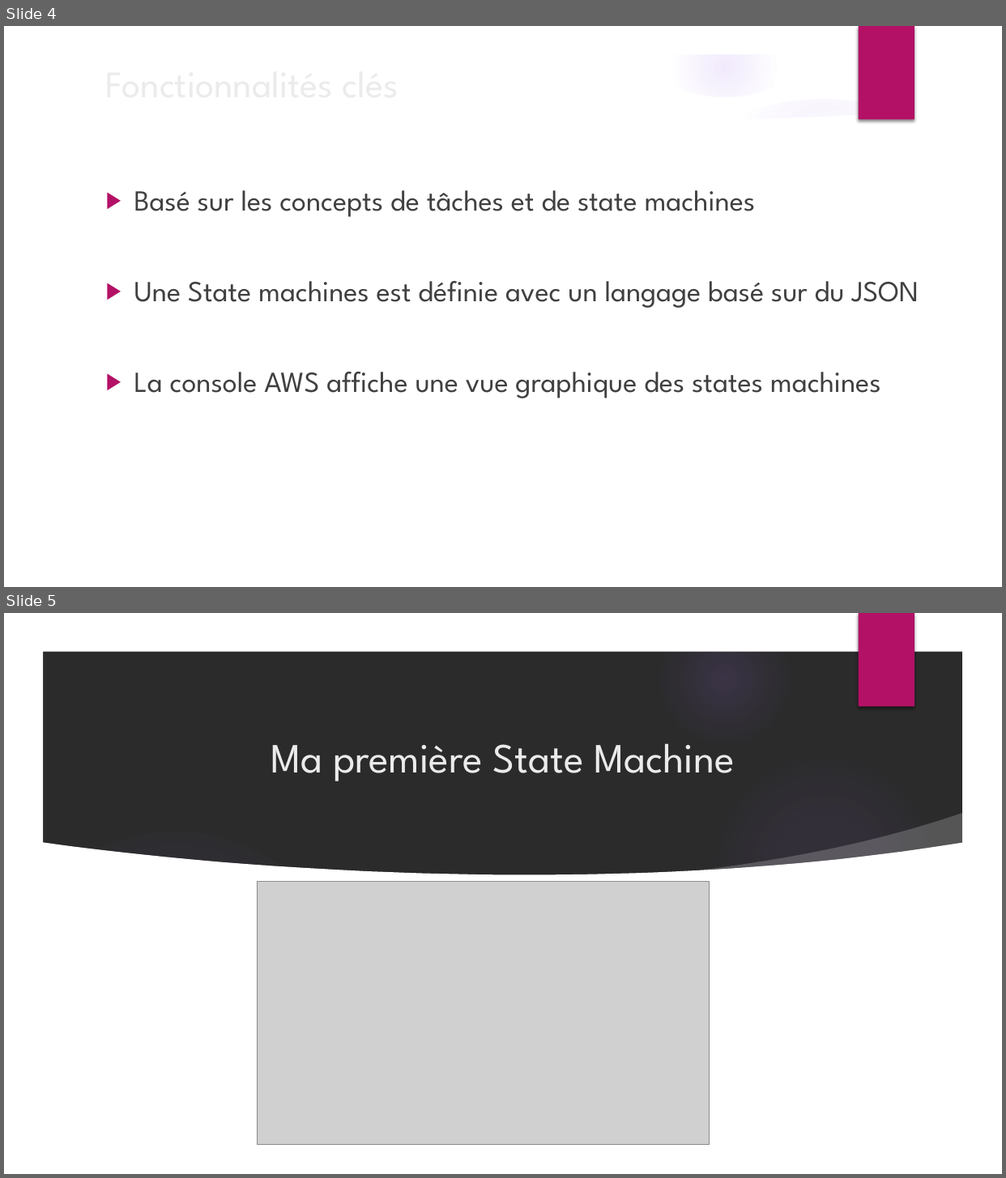
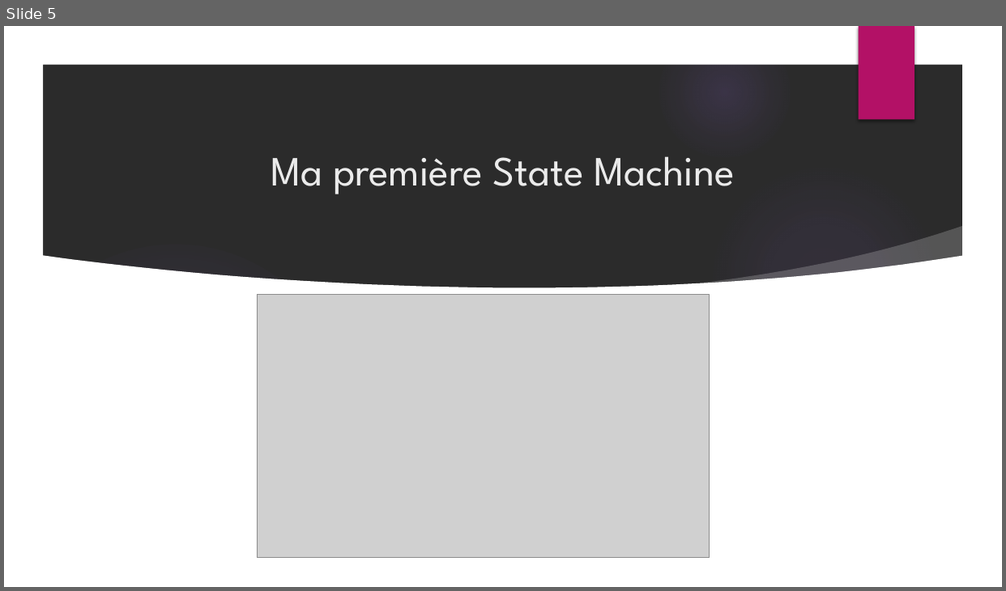
Before and after one commit to jerep6/aws-lambda, a slide deck: xke-stepfunctions.pptx. Shown one above the other, each under a label of ours: slides 4 and 5 before the commit, slide 5 after it. The pictures are 1006x1178 and 1006x591 pixels, drawn with LibreOffice and Linux fonts; fonts in the diff are those of the drawing; grey boxes stand for pictures; background and template pictures are left out; a plain dark background stands for a picture behind light text. Boxes give left, top, right and bottom in pixels: in the first picture for what was removed or moved away, otherwise in the second. Text is boxed around its words. In the diff, an @@ line names an element or a change of style, - is before the commit and + after.

```diff
--- a/xke-stepfunctions.pptx
+++ b/xke-stepfunctions.pptx
@@ slide 4 removed at <box>4,26,1002,587</box>, background #FFFFFF; not listed: 1 template element that a slide beside it also shows @@
@@ group removed at <box>4,37,1002,295</box>: 5 ellipses, 3 freeform shapes @@
@@ title removed at <box>98,54,816,112</box> @@
-Fonctionnalités clés
@@ text removed at <box>134,190,918,399</box> @@
-▶ Basé sur les concepts de tâches et de state machines
-▶ Une State machines est définie avec un langage basé sur du JSON
-▶ La console AWS affiche une vue graphique des states machines
```
Also in this commit, not shown: 2 slides changed, 4 slides added, 12 other files.
